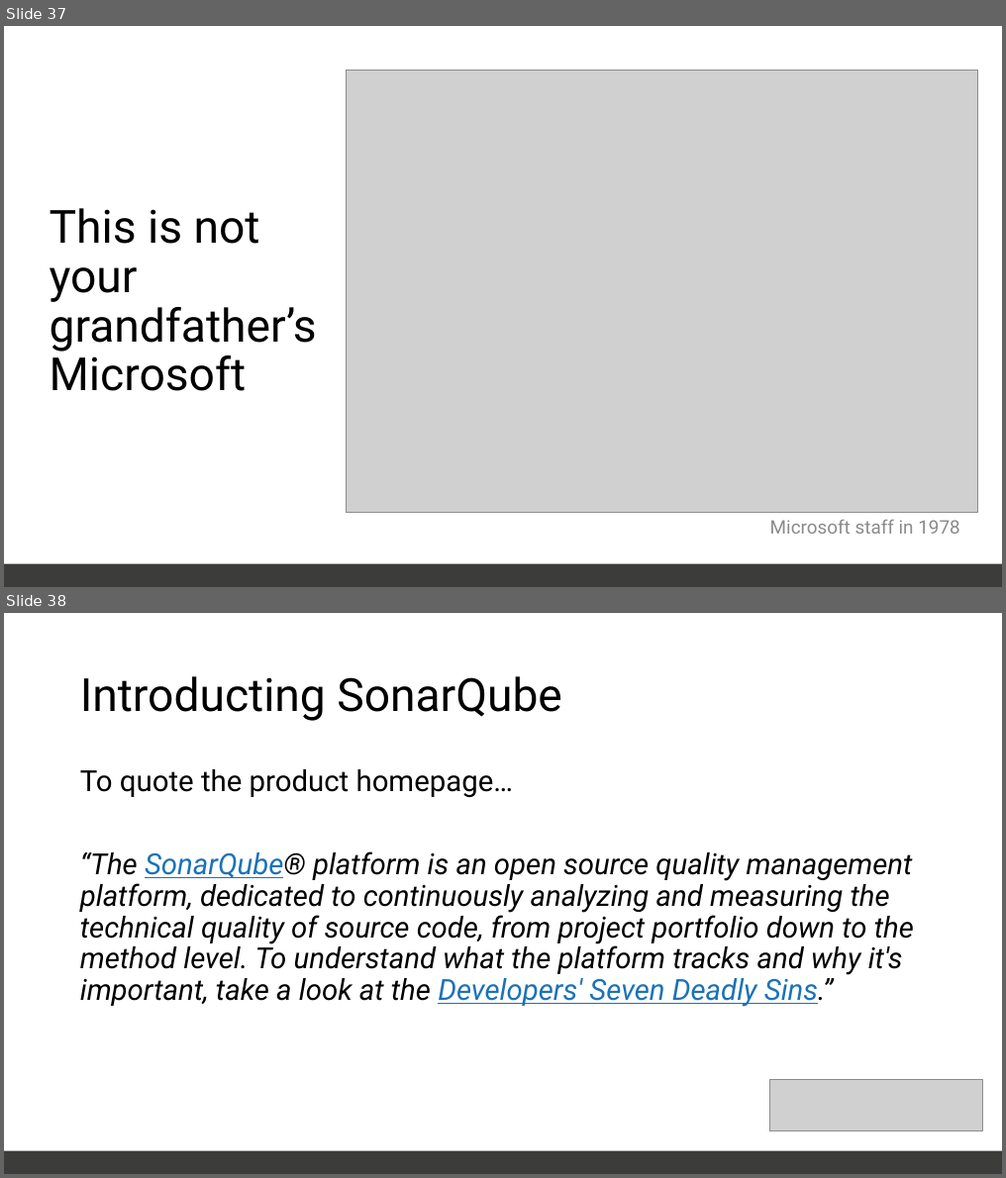
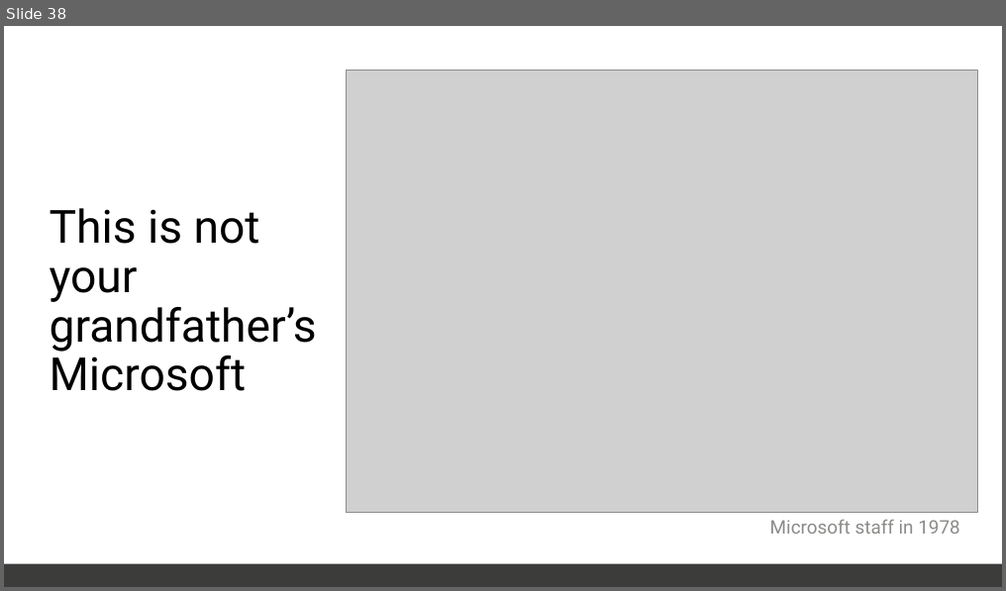
Before and after one commit to SannioEvolution/Material, a slide deck: 11 - Putting it all together, Technical Debt.pptx. Shown one above the other, each under a label of ours: slides 37 and 38 before the commit, slide 38 after it. The pictures are 1006x1178 and 1006x591 pixels, drawn with LibreOffice and Linux fonts; fonts in the diff are those of the drawing; grey boxes stand for pictures. Boxes give left, top, right and bottom in pixels: in the first picture for what was removed or moved away, otherwise in the second. Text is boxed around its words. In the diff, an @@ line names an element or a change of style, - is before the commit and + after.

```diff
--- a/11 - Putting it all together, Technical Debt.pptx
+++ b/11 - Putting it all together, Technical Debt.pptx
@@ slide 38 removed at <box>4,613,1002,1174</box>, background #FFFFFF; not listed: 1 template element that a slide beside it also shows @@
@@ title removed at <box>80,676,562,721</box> @@
-Introducting SonarQube
@@ text removed at <box>80,769,914,1007</box> @@
-To quote the product homepage…
-“The SonarQube® platform is an open source quality management platform, dedicated to continuously analyzing and measuring the technical quality of source code, from project portfolio down to the method level. To understand what the platform tracks and why it's important, take a look at the Developers' Seven Deadly Sins.”
@@ picture removed at <box>770,1080,983,1131</box> @@
@@ what was slide 37 is now slide 38 @@
```
Also in this commit, not shown: 1 slide changed, 22 slides added, 16 other slides removed, 23 other files.
